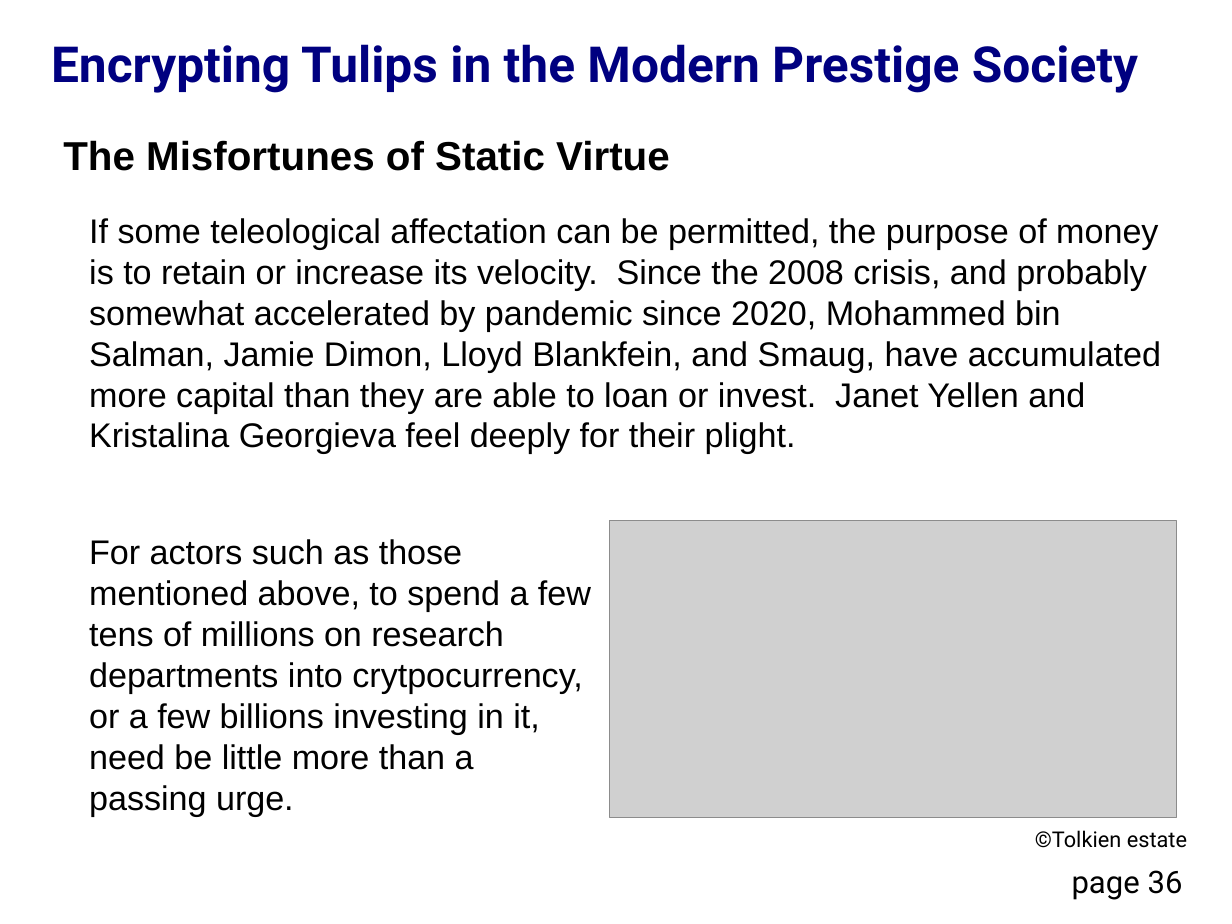
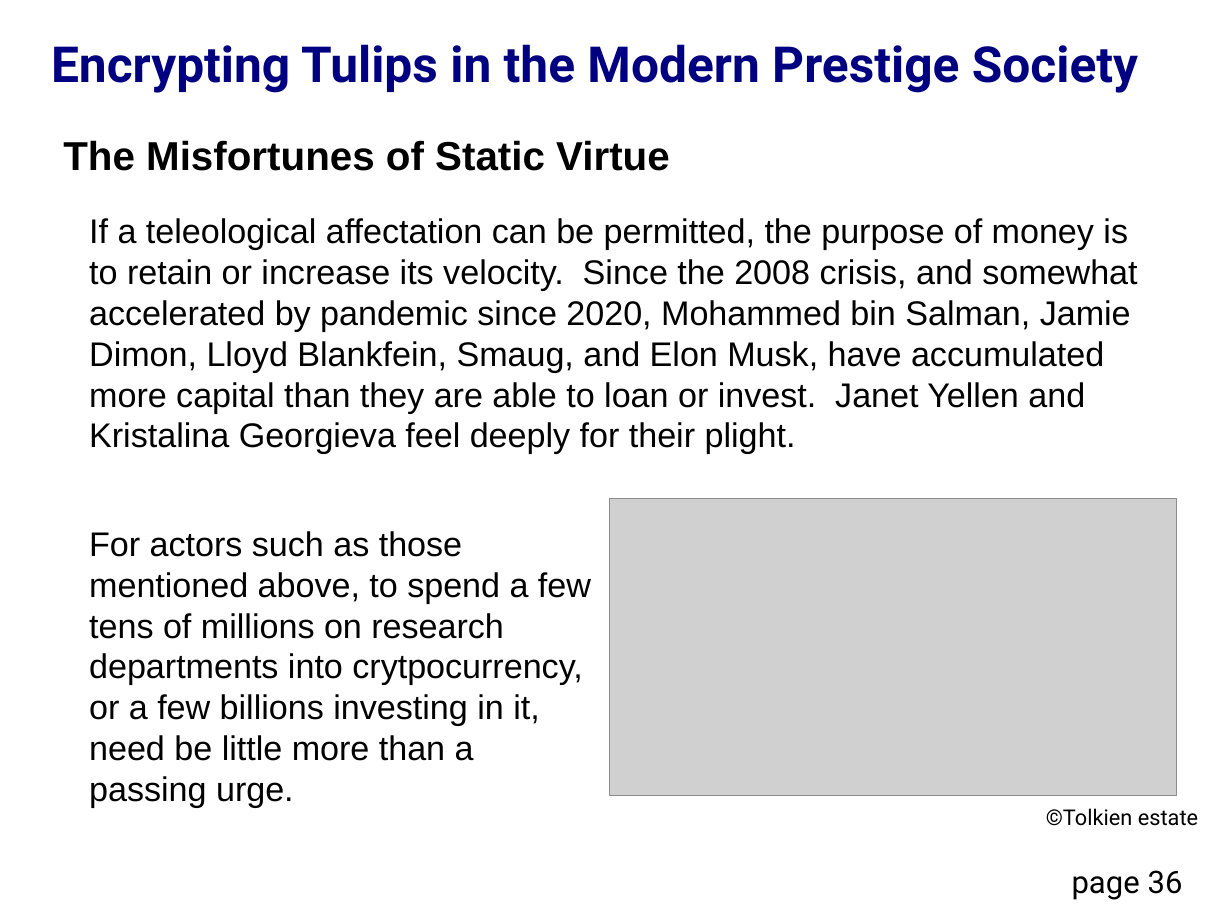
Before and after one commit to DavidMertz/Encrypting_Tulips, a slide deck: slide 36 of Encrypting_Tulips.odp. Drawn at 1232x924 pixels with LibreOffice and Linux fonts; fonts in the diff are those of the drawing; grey boxes stand for pictures. Boxes give left, top, right and bottom in pixels: in the first picture for what was removed or moved away, otherwise in the second. Text is boxed around its words. In the diff, an @@ line names an element or a change of style, - is before the commit and + after.

```diff
--- a/Encrypting_Tulips.odp
+++ b/Encrypting_Tulips.odp
@@ text at (89, 218, 1137, 454): text changed @@
-If some teleological affectation can be permitted, the purpose of money is to retain or increase its velocity. Since the 2008 crisis, and probably somewhat accelerated by pandemic since 2020, Mohammed bin Salman, Jamie Dimon, Lloyd Blankfein, and Smaug, have accumulated more capital than they are able to loan or invest. Janet Yellen and Kristalina Georgieva feel deeply for their plight.
+If a teleological affectation can be permitted, the purpose of money is to retain or increase its velocity. Since the 2008 crisis, and somewhat accelerated by pandemic since 2020, Mohammed bin Salman, Jamie Dimon, Lloyd Blankfein, Smaug, and Elon Musk, have accumulated more capital than they are able to loan or invest. Janet Yellen and Kristalina Georgieva feel deeply for their plight.
@@ picture: place and size @@
-picture at (609, 521, 1176, 818)
+picture at (609, 499, 1176, 796)
@@ text "For actors such as those ...": place and size @@
-text "For actors such as those ..." at (89, 539, 591, 817)
+text "For actors such as those ..." at (89, 531, 591, 808)
@@ text "©Tolkien estate": place and size @@
-text "©Tolkien estate" at (1035, 830, 1187, 848)
+text "©Tolkien estate" at (1046, 808, 1198, 826)
@@ text "©Tolkien estate" at (1046, 808, 1198, 826): alignment left to right @@
```
Also in this commit, not shown: 3 other slides changed, 2 other files.
